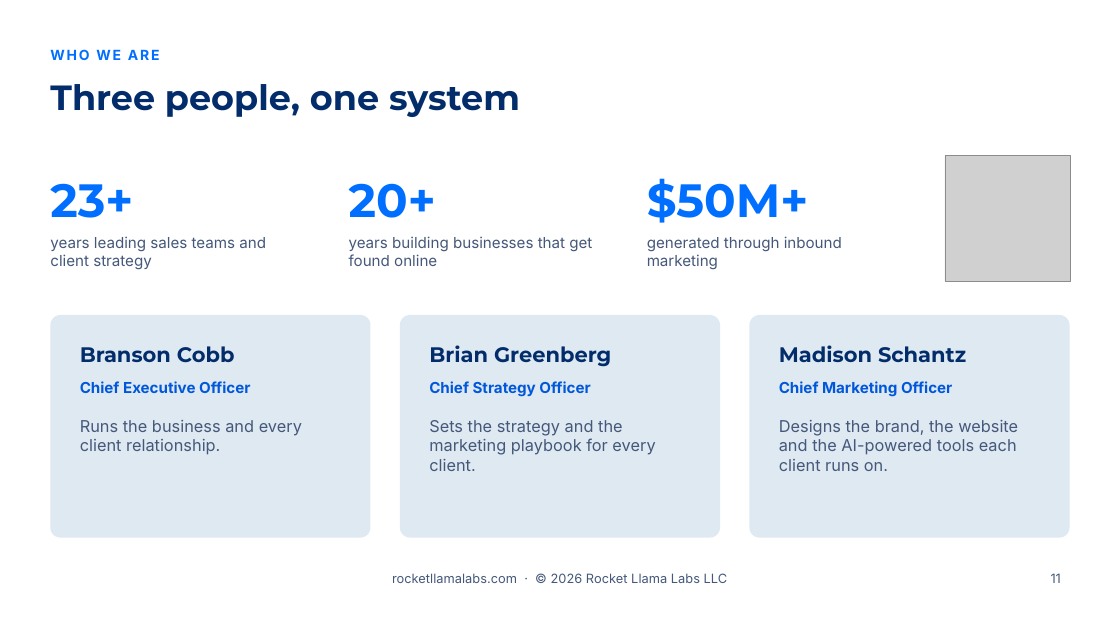
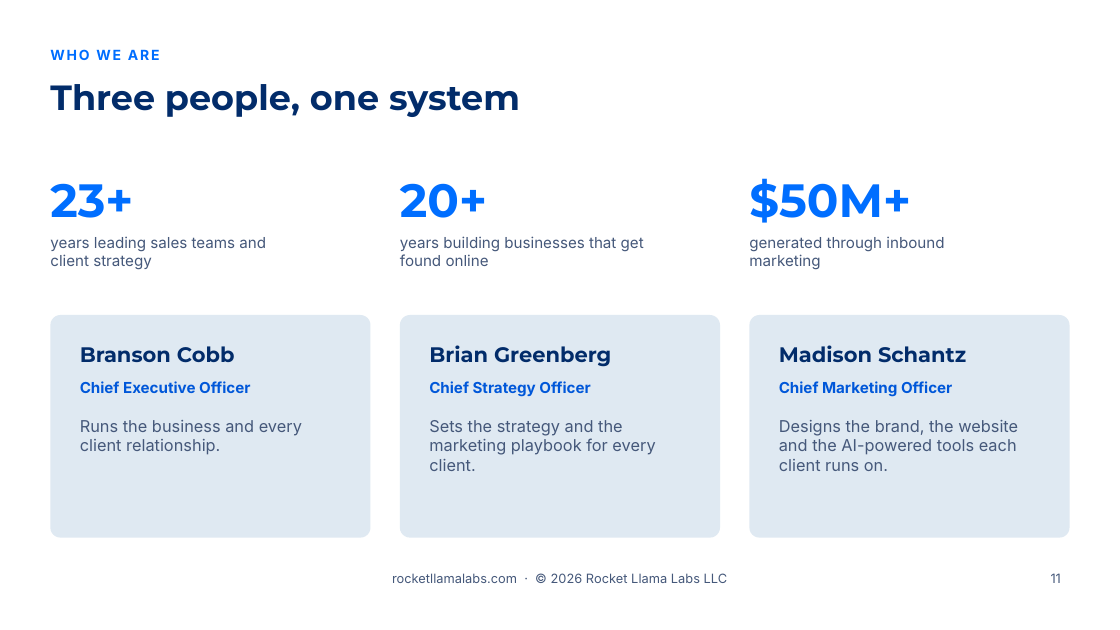
Before and after one commit to RocketLlamaLabs/rocketllama-website, a slide deck: slide 11 of public/slides/v1/rocket-llama-labs-sales-presentation-v1.pptx. Drawn at 1120x630 pixels with LibreOffice and Linux fonts; fonts in the diff are those of the drawing; grey boxes stand for pictures; background and template pictures are left out. Boxes give left, top, right and bottom in pixels: in the first picture for what was removed or moved away, otherwise in the second. Text is boxed around its words. In the diff, an @@ line names an element or a change of style, - is before the commit and + after.

```diff
--- a/public/slides/v1/rocket-llama-labs-sales-presentation-v1.pptx
+++ b/public/slides/v1/rocket-llama-labs-sales-presentation-v1.pptx
@@ text "20+": place and size @@
-text "20+" at (349,183,436,218)
+text "20+" at (400,183,487,218)
@@ text "$50M+": place and size @@
-text "$50M+" at (647,178,809,223)
+text "$50M+" at (749,178,911,223)
@@ picture removed at (945,155,1071,281) @@
@@ text "years building businesses that get ...": place and size @@
-text "years building businesses that get ..." at (349,236,592,266)
+text "years building businesses that get ..." at (400,236,644,266)
@@ text "generated through inbound marketing": place and size @@
-text "generated through inbound marketing" at (647,236,842,269)
+text "generated through inbound marketing" at (749,236,944,270)
```
Also in this commit, not shown: 1 other slide changed, 2 other files.
